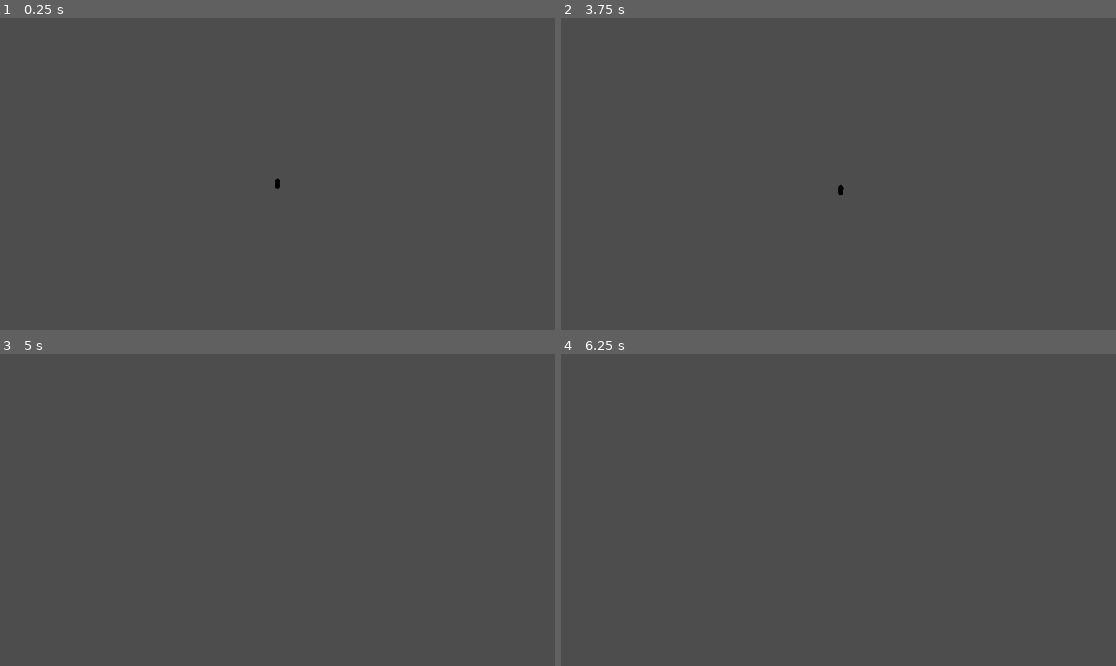
Above: before the commit, frames 1-4 (two rows, left to right).
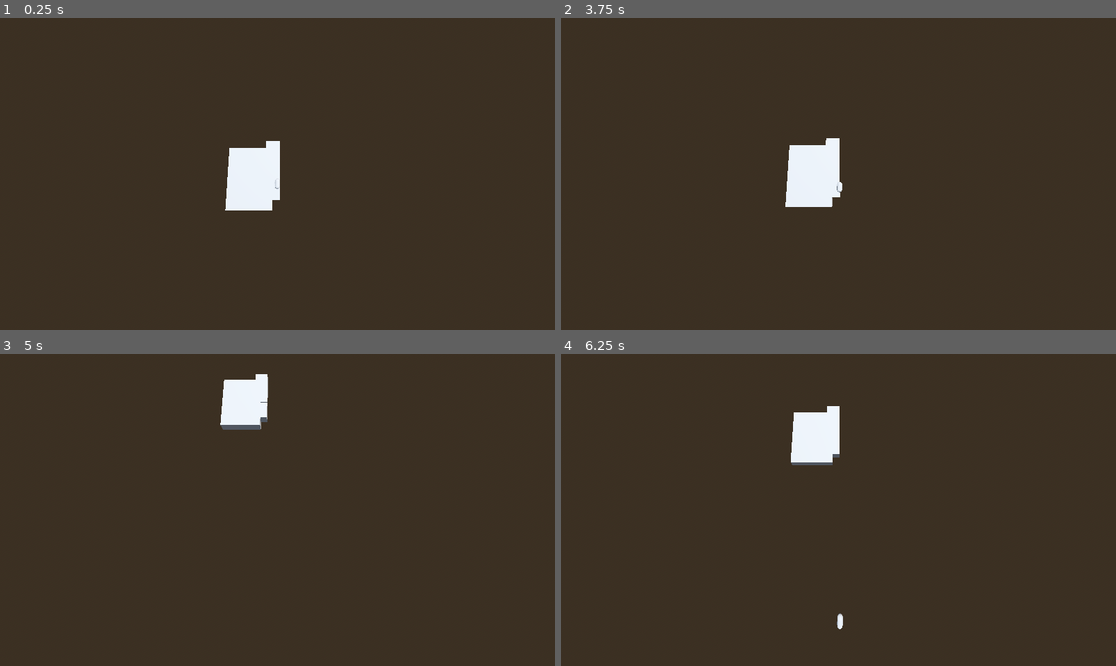
Above: after the commit, the same moments.

Repository: elonmusksclone/yosifRacing
Game: Godot game, scene res://main.tscn
The game is run twice, just before and just after one commit, with the same random seed, the same clock (stepped at 60 frames per second) and the same inputs.
Inputs:
- Up to frame 1 (0.25 s): no input
- Up to frame 2 (3.75 s): tap Enter at 0.5, 2, 3.5 s; hold A (KEYA) 0.53-1.28 s; tap D (KEYD) at 0.8, 1.35, 2.3, 2.85 s; tap Space at 1.25, 2.75 s; tap A (KEYA) at 1.55, 3.05 s; hold A (KEYA) 2.03-2.78 s; hold S (KEYS) from 3.53 s (still down)
- Up to frame 3 (5 s): tap D (KEYD) at 3.8 s; release S (KEYS) at 4.28 s; tap W (KEYW) at 4.35 s; tap A (KEYA) at 4.55 s
- Up to frame 4 (6.25 s): hold A (KEYA) 5.03-5.78 s; tap D (KEYD) at 5.3, 5.85 s; tap A (KEYA) at 6.05 s

The runs differ from the first frame. In frame 1, 100% of the frame differs, in the area x 0-100%, y 0-100%; in frame 2, 100%; in frame 3, 100%; in frame 4, 100%.

Commit message:
Various additions
Camera now moves with car;
Environmental stuff

Diff:
--- a/godot-racing/camera_3d.gd
+++ b/godot-racing/camera_3d.gd
@@ -1,5 +1,6 @@
 extends Camera3D
 var a=0
+#a is for angle
 var speed = 0
 
 
@@ -13,9 +14,9 @@
 	position.z=position.z+sin(a)/10*speed
 	position.x=position.x+cos(a)/10*speed
 	if (Input.is_action_pressed("KEYA")):
+		a=a-0.1
+	if (Input.is_action_pressed("KEYD")):
 		a=a+0.1
-	if (Input.is_action_pressed("KEYD")):
-		a=a-0.1
 	if (Input.is_action_pressed("KEYW")):
 		speed=speed+0.1
 	if (Input.is_action_pressed("KEYS")):
--- a/godot-racing/main.tscn
+++ b/godot-racing/main.tscn
@@ -1,12 +1,33 @@
-[gd_scene load_steps=4 format=3 uid="uid://b6gi5l3hwj3ol"]
+[gd_scene load_steps=8 format=3 uid="uid://b6gi5l3hwj3ol"]
 
 [ext_resource type="Script" uid="uid://dq8ac20sxb2ih" path="res://rigid_body_3d.gd" id="1_ig7tw"]
+[ext_resource type="Script" uid="uid://cwx66bk8kpthj" path="res://camera_3d.gd" id="2_0xm2m"]
+
+[sub_resource type="ProceduralSkyMaterial" id="ProceduralSkyMaterial_ig7tw"]
+sky_horizon_color = Color(0.66224277, 0.6717428, 0.6867428, 1)
+ground_horizon_color = Color(0.66224277, 0.6717428, 0.6867428, 1)
+
+[sub_resource type="Sky" id="Sky_0xm2m"]
+sky_material = SubResource("ProceduralSkyMaterial_ig7tw")
+
+[sub_resource type="Environment" id="Environment_h2yge"]
+background_mode = 2
+sky = SubResource("Sky_0xm2m")
+tonemap_mode = 2
+glow_enabled = true
 
 [sub_resource type="CapsuleShape3D" id="CapsuleShape3D_7dm0k"]
 
 [sub_resource type="CapsuleMesh" id="CapsuleMesh_ig7tw"]
 
 [node name="Main" type="Node3D"]
+
+[node name="WorldEnvironment" type="WorldEnvironment" parent="."]
+environment = SubResource("Environment_h2yge")
+
+[node name="DirectionalLight3D" type="DirectionalLight3D" parent="."]
+transform = Transform3D(-0.8660254, -0.43301278, 0.25, 0, 0.49999997, 0.86602545, -0.50000006, 0.75, -0.43301266, 0, 0, 0)
+shadow_enabled = true
 
 [node name="RigidBody3D" type="RigidBody3D" parent="."]
 gravity_scale = 0.0
@@ -22,3 +43,22 @@
 [node name="Camera3D" type="Camera3D" parent="."]
 transform = Transform3D(1, 0, 0, 0, 0.11067104, 0.9938571, 0, -0.9938571, 0.11067104, 0, 16.860182, -0.06605911)
 fov = 122.81014
+script = ExtResource("2_0xm2m")
+
+[node name="CSGCombiner3D" type="CSGCombiner3D" parent="."]
+
+[node name="CSGBox3D" type="CSGBox3D" parent="CSGCombiner3D"]
+transform = Transform3D(1, 0, 0, 0, 1, 0, 0, 0, 1, -0.9686279, -0.8248557, 1.1448975)
+size = Vector3(2.9372559, 1, 4.107666)
+
+[node name="CSGBox3D2" type="CSGBox3D" parent="CSGCombiner3D"]
+transform = Transform3D(1, 0, 0, 0, 1, 0, 0, 0, 1, -0.9686279, -0.8248557, -2.978363)
+size = Vector3(2.9372559, 1, 4.107666)
+
+[node name="CSGBox3D3" type="CSGBox3D" parent="CSGCombiner3D"]
+transform = Transform3D(1, 0, 0, 0, 1, 0, 0, 0, 1, -0.9686279, -0.8248557, -6.935295)
+size = Vector3(2.9372559, 1, 4.107666)
+
+[node name="CSGBox3D4" type="CSGBox3D" parent="CSGCombiner3D"]
+transform = Transform3D(1, 0, 0, 0, 1, 0, 0, 0, 1, -5.594374, -0.8248557, -1.1473551)
+size = Vector3(9.071167, 1, 12.626221)
